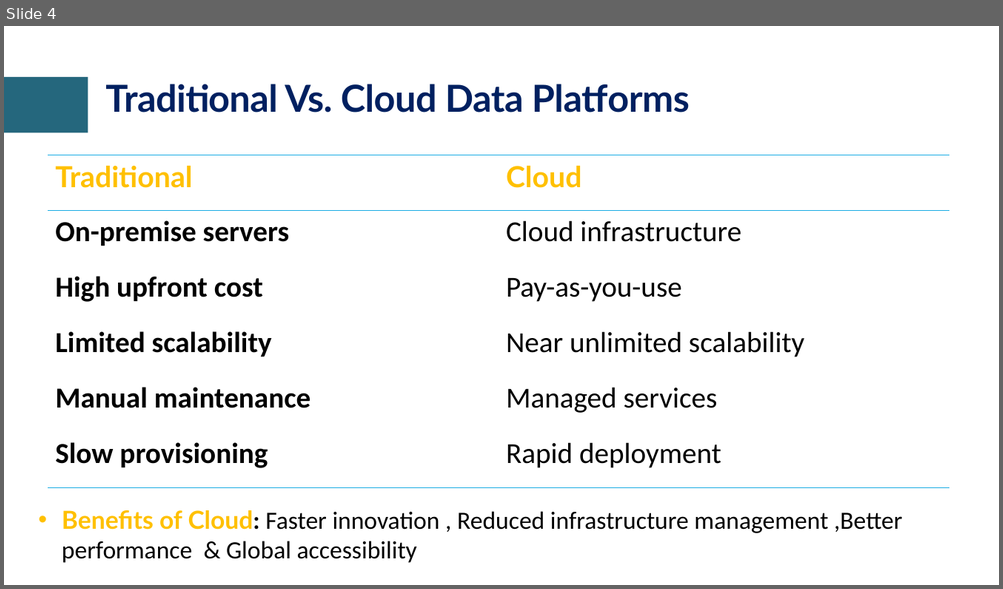
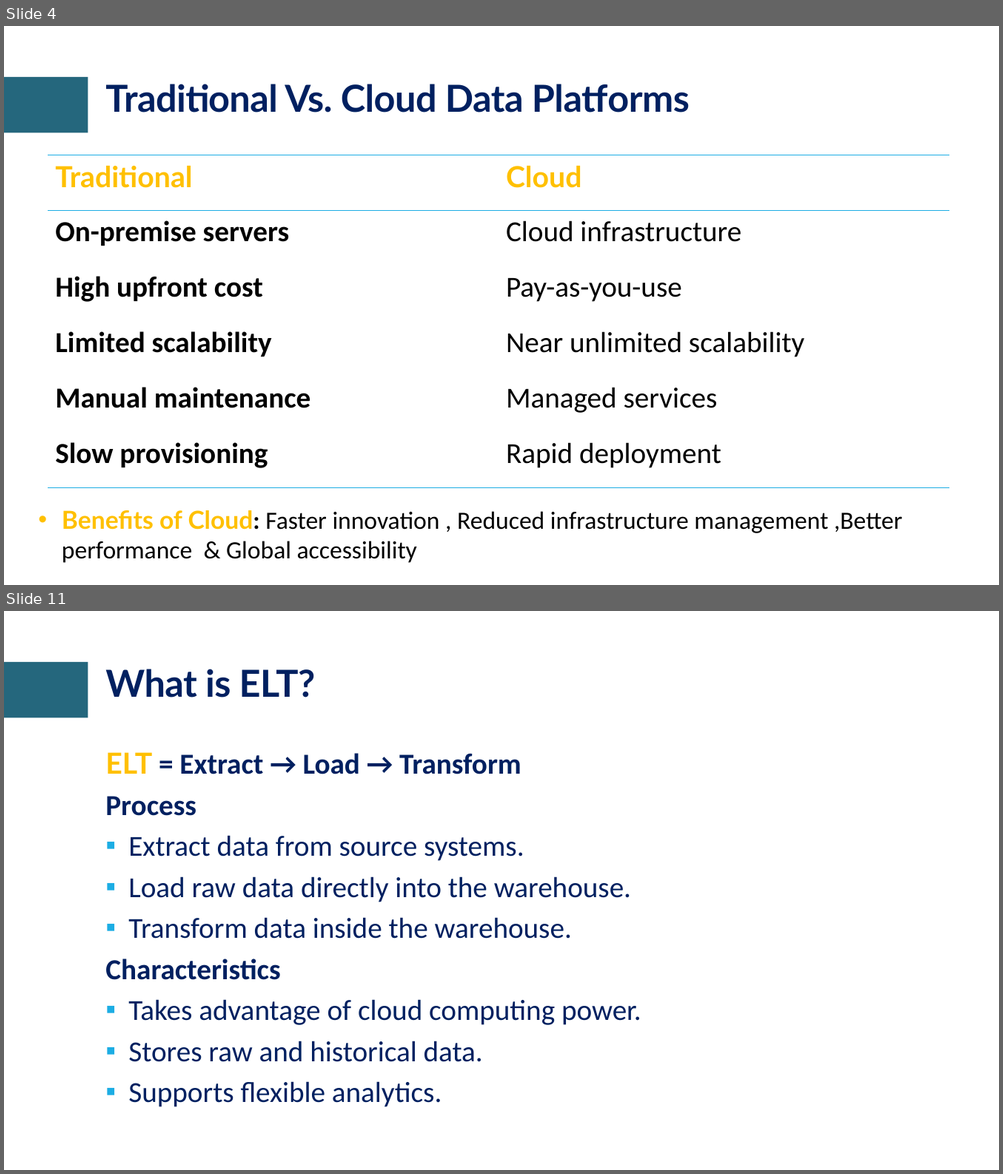
Before and after one commit to craftmulesoft/DataEngineering, a slide deck: Module 3 - Cloud Warehousing & Data Transformation/Cloud Data Platforms & Date Warehousing.pptx. Shown one above the other, each under a label of ours: slide 4 before the commit, slides 4 and 11 after it; the slides between them are not shown. The pictures are 1003x589 and 1003x1174 pixels, drawn with LibreOffice and Linux fonts; fonts in the diff are those of the drawing; background and template pictures are left out. Boxes give left, top, right and bottom in pixels: in the first picture for what was removed or moved away, otherwise in the second. Text is boxed around its words. In the diff, an @@ line names an element or a change of style, - is before the commit and + after.

Commit message:
Data Engineering Acclerator Program

```diff
--- a/Module 3 - Cloud Warehousing & Data Transformation/Cloud Data Platforms & Date Warehousing.pptx
+++ b/Module 3 - Cloud Warehousing & Data Transformation/Cloud Data Platforms & Date Warehousing.pptx
@@ slide 11 added at <box>4,611,999,1170</box>, background #FFFFFF; not listed: 1 template element that a slide beside it also shows @@
@@ title added at <box>105,669,316,698</box>, 36 pt, text #002060, bold @@
+What is ELT?
@@ text added at <box>105,752,641,1108</box>, 28 pt, text #002060 @@
+ELT = Extract → Load → Transform
+Process
+▪ Extract data from source systems.
+▪ Load raw data directly into the warehouse.
+▪ Transform data inside the warehouse.
+Characteristics
+▪ Takes advantage of cloud computing power.
+▪ Stores raw and historical data.
+▪ Supports flexible analytics.
```
Also in this commit, not shown: 1 slide changed, 9 other slides added, 1 slide removed, 2 other files.
